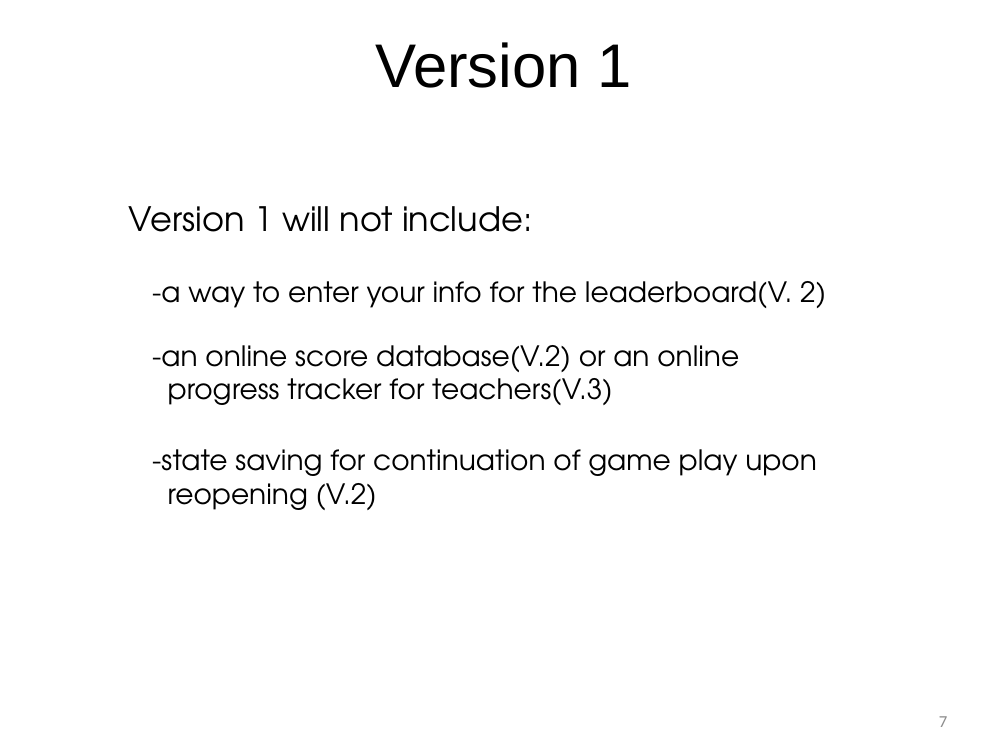
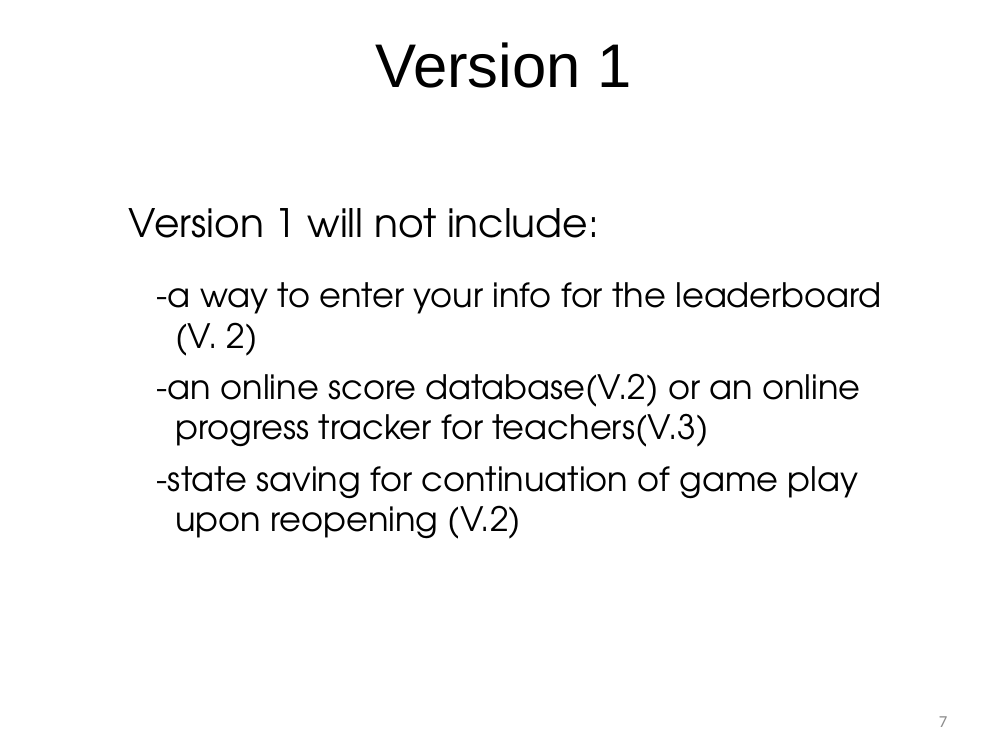
Before and after one commit to coolcatco888/cmpt275group11, a slide deck: slide 7 of documents/presentation1/Presentation1.pptx. Drawn at 1008x756 pixels with LibreOffice and Linux fonts; fonts in the diff are those of the drawing; background and template pictures are left out. Boxes give left, top, right and bottom in pixels: in the first picture for what was removed or moved away, otherwise in the second. Text is boxed around its words. In the diff, an @@ line names an element or a change of style, - is before the commit and + after.

```diff
--- a/documents/presentation1/Presentation1.pptx
+++ b/documents/presentation1/Presentation1.pptx
@@ text "Version 1 will not include:" at [129, 208, 599, 238]: size 24 to 28 pt @@
@@ text at [157, 282, 882, 356]: text changed; size 20 to 24 pt @@
--a way to enter your info for the leaderboard(V. 2)
+-a way to enter your info for the leaderboard
+(V. 2)
@@ text "-an online score database(V.2) or ...": place and size @@
-text "-an online score database(V.2) or ..." at [152, 345, 739, 405]
+text "-an online score database(V.2) or ..." at [157, 373, 860, 447]
@@ text "-an online score database(V.2) or ..." at [157, 373, 860, 447]: size 20 to 24 pt @@
@@ text at [157, 466, 859, 539]: text changed; size 20 to 24 pt @@
--state saving for continuation of game play upon
-reopening (V.2)
+-state saving for continuation of game play
+upon reopening (V.2)
```
Also in this commit, not shown: 10 other slides changed.
